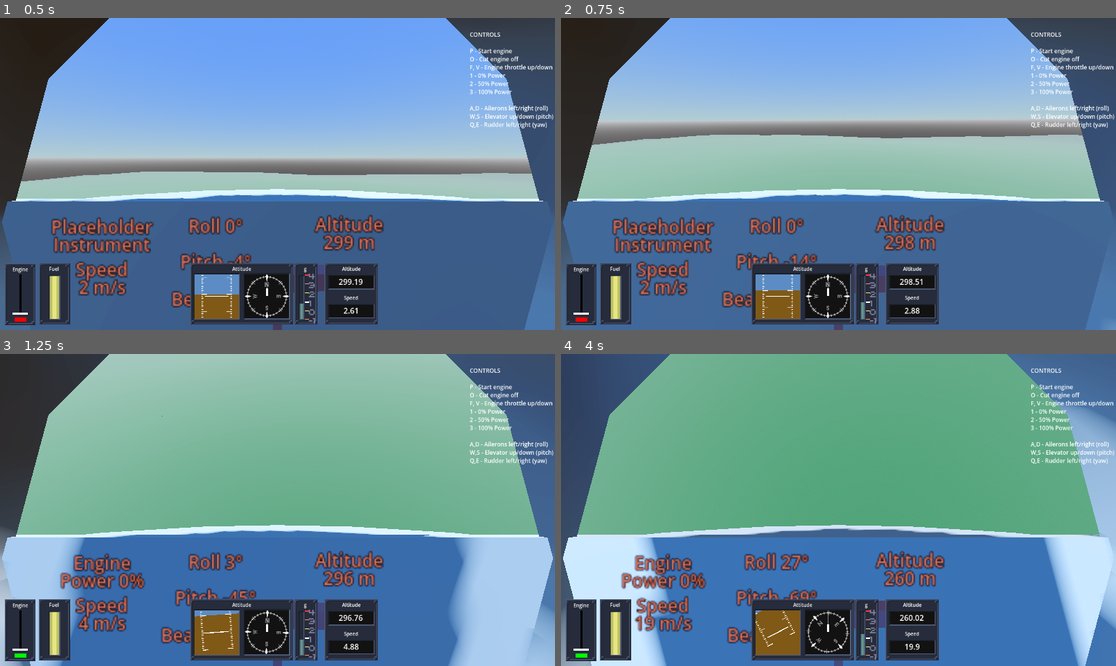
Above: before the commit, frames 1-4 (two rows, left to right).
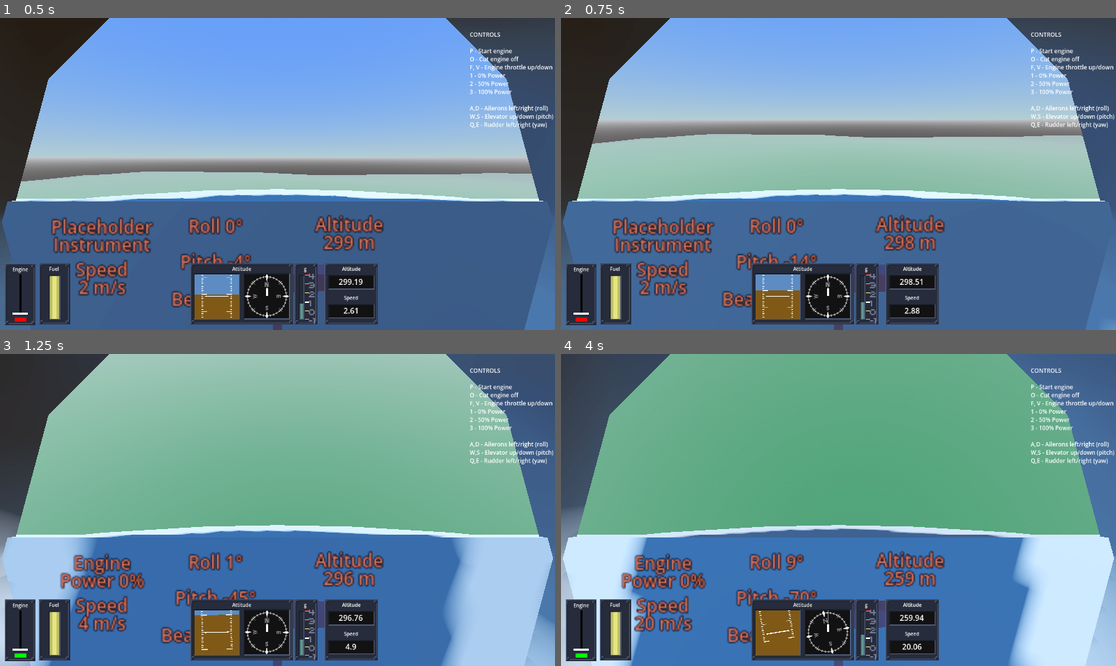
Above: after the commit, the same moments.

Repository: 100-Devs-1-Game/UndeadReckoning
Game: Godot game, scene res://Main.tscn
Two runs of this game, one before a commit and one after it. Both use one fixed random seed, a clock stepped at 60 frames per second and the inputs below. This scene is started directly instead of the project's main scene. Sound files missing from this copy of the repository are replaced by a short silence.
Inputs (mouse positions are in pixels of both pictures, inside the frame that each line leads up to):
- Up to frame 1 (0.5 s): no input
- Up to frame 2 (0.75 s): tap Enter at 0.5 s; move the mouse to (866, 174) at 0.52 s; hold D from 0.53 s (still down); tap S (free_cam_back) at 0.6 s
- Up to frame 3 (1.25 s): keep holding D; tap Space at 0.77, 1.07 s
- Up to frame 4 (4 s): move the mouse to (810, 510) at 1.27 s; release D at 1.28 s; hold A 1.28-2.03 s; tap Q (free_cam_down) at 1.35 s; tap Space at 1.52, 1.82, 3.02, 3.32, 3.77 s; move the mouse to (849, 503) at 2.02 s; hold D 2.03-3.53 s; tap W (free_cam_forward) at 2.1 s; move the mouse to (832, 516) at 2.77 s; tap E (free_cam_up) at 2.85 s; move the mouse to (877, 513) at 3.52 s; hold A from 3.53 s (still down); tap Z at 3.6 s

Frame 1 is identical in both runs. In frame 2, 0.2% of the frame differs, in the area x 2-98%, y 37-96%; in frame 3, 1.9%; in frame 4, 12%, in the area x 0-100%, y 0-100%.

Commit message:
Reduce input limit

Diff:
--- a/src/plane/our_aircraft.tscn
+++ b/src/plane/our_aircraft.tscn
@@ -130,6 +130,7 @@
 [node name="ControlEngine" parent="." instance=ExtResource("14_ofsdp")]
 
 [node name="ControlSteering" parent="." instance=ExtResource("15_2oefp")]
+input_limit = 0.15
 
 [node name="InstrumentAttitude" parent="." instance=ExtResource("18_n3epa")]
 UINode = NodePath("../Builtin Interface/Interface/UIAttitude")
